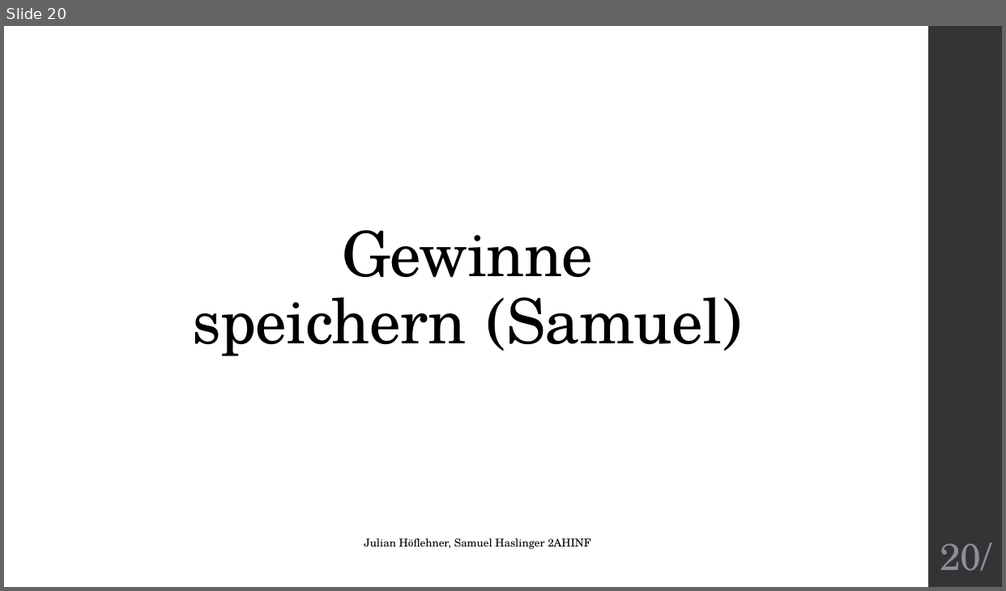
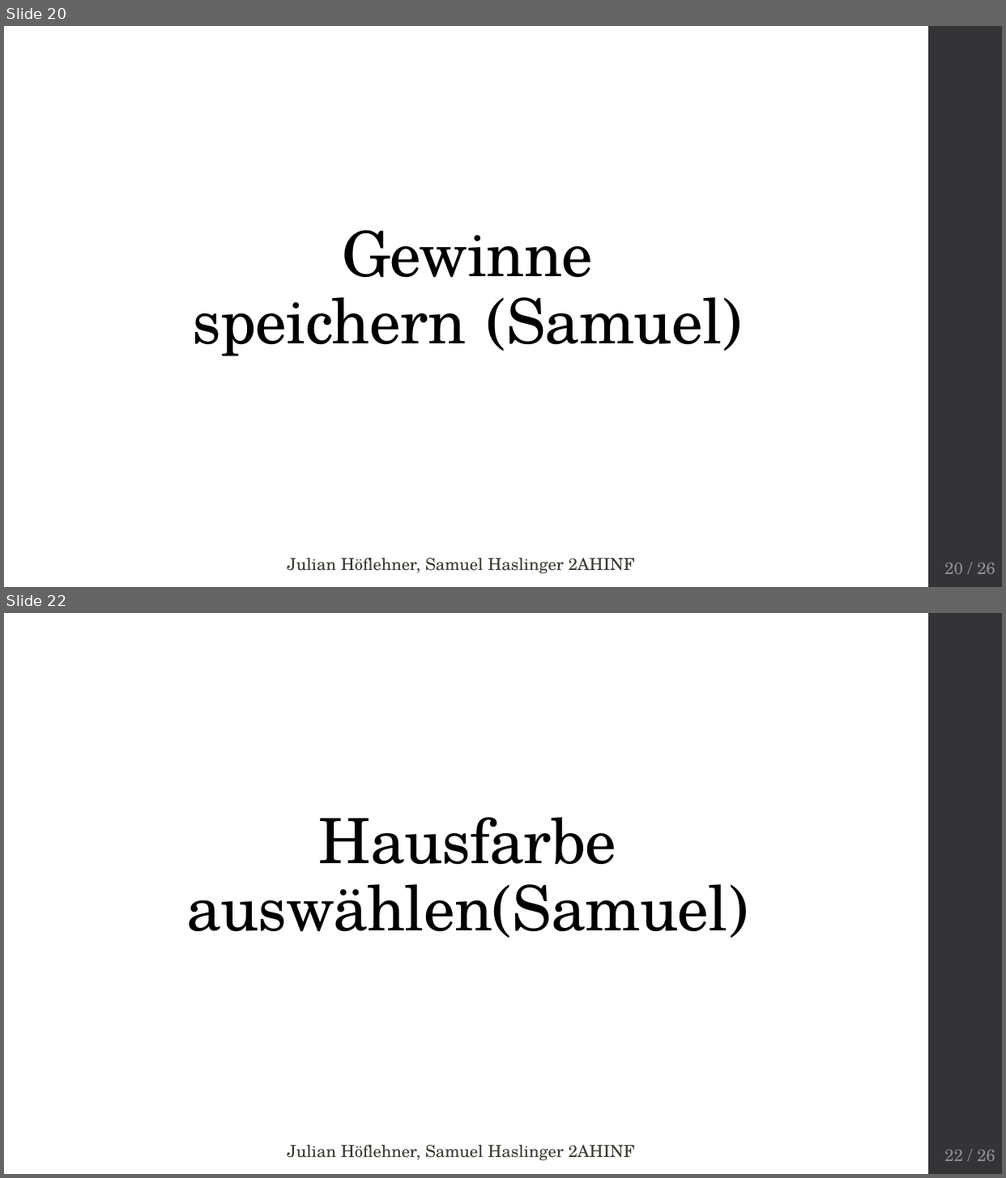
Before and after one commit to Wutze0/Mensch_Aergere_Dich_Nicht, a slide deck: MenschAergereDichNicht.pptx. Shown one above the other, each under a label of ours: slide 20 before the commit, slides 20 and 22 after it; the slides between them are not shown. The pictures are 1006x591 and 1006x1178 pixels, drawn with LibreOffice and Linux fonts; fonts in the diff are those of the drawing. Boxes give left, top, right and bottom in pixels: in the first picture for what was removed or moved away, otherwise in the second. Text is boxed around its words. In the diff, an @@ line names an element or a change of style, - is before the commit and + after.

```diff
--- a/MenschAergereDichNicht.pptx
+++ b/MenschAergereDichNicht.pptx
@@ slide 22 added at box(4, 613, 1002, 1174), background #FFFFFF; not listed: 2 template elements that a slide beside it also shows @@
@@ text added at box(186, 817, 748, 938), 60 pt, text #000000 @@
+Hausfarbe auswählen(Samuel)
@@ text added at box(287, 1145, 635, 1161), 16 pt, text #3A372F @@
+Julian Höflehner, Samuel Haslinger 2AHINF
@@ slide 20 changed as well @@
@@ text "Julian Höflehner, Samuel Haslinger 2AHINF": place and size @@
-text "Julian Höflehner, Samuel Haslinger 2AHINF" at box(364, 539, 591, 549)
+text "Julian Höflehner, Samuel Haslinger 2AHINF" at box(287, 558, 635, 574)
@@ text "Julian Höflehner, Samuel Haslinger 2AHINF" at box(287, 558, 635, 574): size 10.5 to 16 pt, text colour #000000 to #3A372F @@
@@ page number removed at box(940, 543, 991, 571) @@
-20/
@@ page number added at box(944, 563, 995, 574), 16 pt, text #8E8E94 @@
+20 / 26
```
Also in this commit, not shown: 20 other slides changed, 4 other slides added, 7 slides removed, 3 other files.
